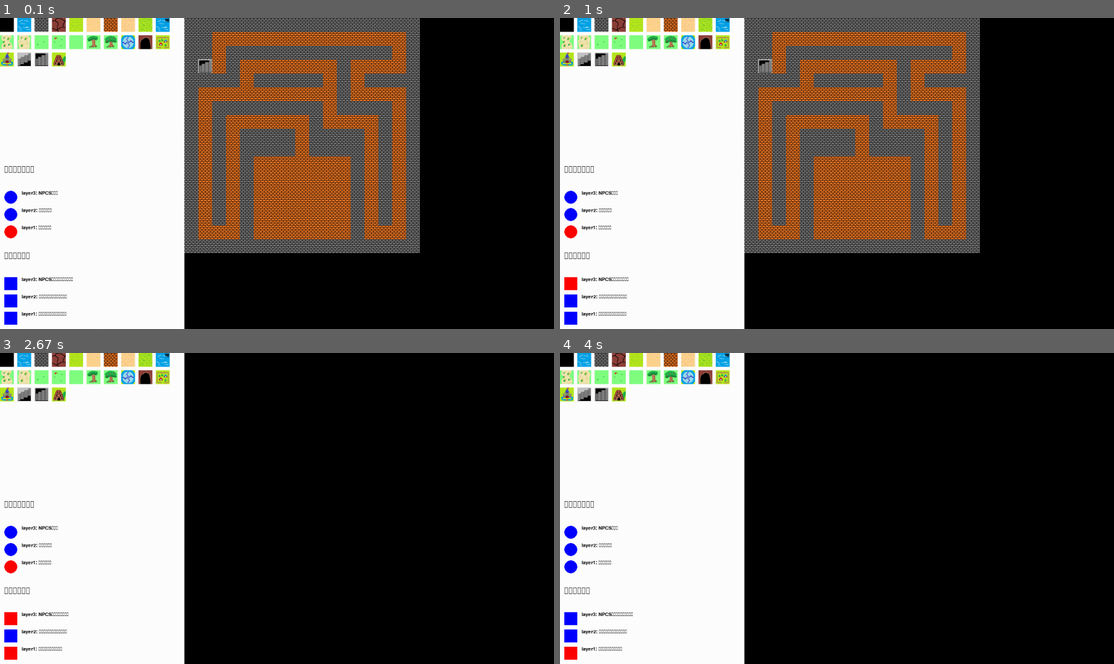
Above: before the commit, frames 1-4 (two rows, left to right).
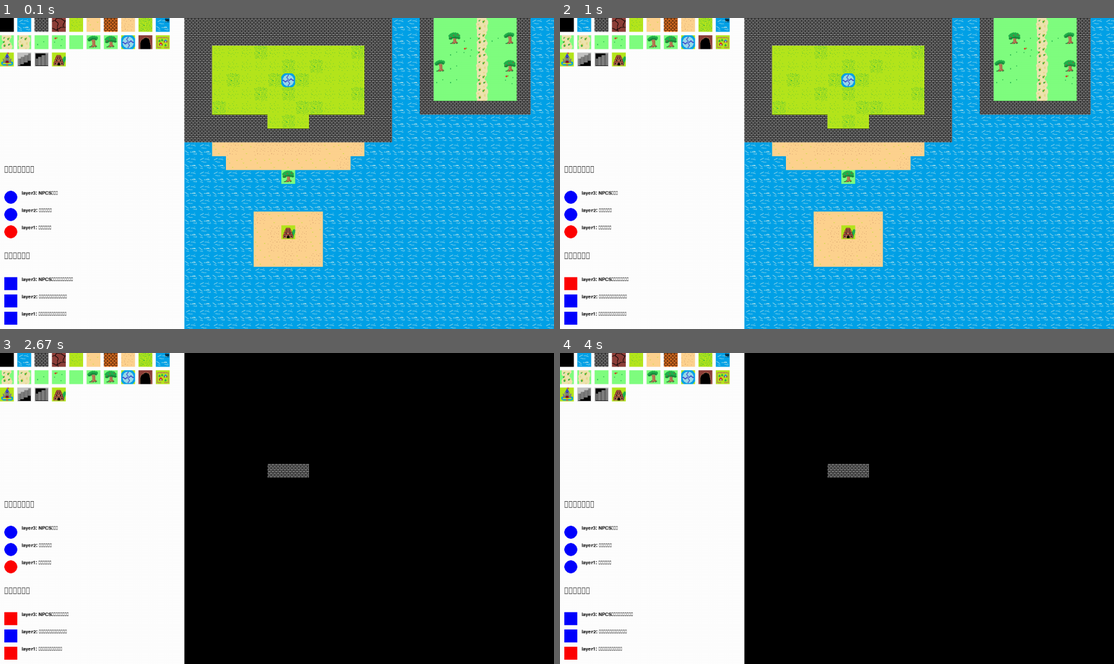
Above: after the commit, the same moments.

Repository: YahiroRyo/iot_game
Game: pygame game, started from map_editor/main.py
The game is run twice, just before and just after one commit, with the same random seed, the same clock (stepped at 60 frames per second) and the same inputs.
Inputs (mouse positions are in pixels of both pictures, inside the frame that each line leads up to):
- Up to frame 1 (0.1 s): no input
- Up to frame 2 (1 s): press the mouse at (720, 42) at 0.37 s; move the mouse to (737, 58) at 0.47 s; release the mouse at (753, 77) at 0.6 s; press the mouse at (571, 282) at 0.7 s; move the mouse to (637, 198) at 0.8 s; release the mouse at (704, 111) at 0.93 s
- Up to frame 3 (2.67 s): click (249, 589) at 1.05 s; press the mouse at (11, 651) at 2.37 s; move the mouse to (60, 570) at 2.47 s; release the mouse at (116, 489) at 2.6 s
- Up to frame 4 (4 s): press the mouse at (571, 567) at 2.7 s; move the mouse to (731, 489) at 2.8 s; release the mouse at (897, 415) at 2.93 s; press the mouse at (615, 374) at 3.53 s; move the mouse to (820, 405) at 3.63 s; release the mouse at (1019, 436) at 3.77 s; press the mouse at (571, 617) at 3.87 s; move the mouse to (726, 539) at 3.97 s

The runs differ from the first frame. In frame 1, 62% of the frame differs, in the area x 33-100%, y 0-100%; in frame 2, 62%; in frame 3, 0.3%; in frame 4, 0.3%.

Commit message:
乗船のイベントを実装

Diff:
--- a/main.py
+++ b/main.py
@@ -24,6 +24,7 @@
                     map.Map(json_data["map_npcs"])          if "map_npcs" in json_data else None
                 ),
                 json_data["name"],
-                json_data["conf"]
+                json_data["conf"],
+                json_data["events"] if "events" in json_data else {}
             ))
     scenes.start()
--- a/map_editor/canvas.py
+++ b/map_editor/canvas.py
@@ -14,6 +14,10 @@
         self.height = size[1]
         self.color = color
 
+    def set_pos(self, x: int, y: int):
+        self.x = x
+        self.y = y
+
     def is_hit(self) -> bool:
         (x, y) = pygame.mouse.get_pos()
         return  self.x <= x                 and \
--- a/map_editor/color.py
+++ b/map_editor/color.py
@@ -1,2 +1,4 @@
 BLUE = (0, 0, 255)
 RED = (255, 0, 0)
+WHITE = (255, 255, 255)
+DEEP_WHITE = (200, 200, 200)
--- a/map_editor/config.py
+++ b/map_editor/config.py
@@ -18,7 +18,7 @@
 #
 # ////////////////////////////////////////////////
 MAP_IS_LOAD = True
-MAP_NAME = "塔_1_F3"
+MAP_NAME = "テスト2"
 MAP_WIDTH = 17
 MAP_HEIGHT = 17
 MAP_MSIZE = 32
--- a/map_editor/context.py
+++ b/map_editor/context.py
@@ -6,6 +6,14 @@
     screen: Surface = None
     layer = None
     current_block = -1
+    current_mode = 0
+
+    current_select_block = [-1, -1]
+    events = {
+        "map_main": [],
+        "map_everything": [],
+        "map_npcs": [],
+    }
 
     def __init__(self):
         self.set("SW", config.SW)
--- a/map_editor/layer.py
+++ b/map_editor/layer.py
@@ -5,6 +5,7 @@
 from event import KeyEvent
 from block_data import BLOCKS, get_block_index_from_id
 import json
+from pygame_ui.ui_context_menu_checkbox import UIContextMenuCheckbox
 
 class Layer(KeyEvent):
     # マップレイヤー
@@ -25,9 +26,14 @@
     prev_y = 0
     current_map = 0
 
+    context_uis = []
+
     def __init__(self, context: Context):
         super().__init__(context)
         context.set("BLOCKS", BLOCKS)
+        self.context_uis = [
+            UIContextMenuCheckbox(context, self.add_sea_event, "乗船イベントを追加", "乗船イベントを追加"),
+        ]
         map_keys = [
             "map_main",
             "map_everything",
@@ -56,6 +62,8 @@
                     if idx == 0: self.map = Map(context, blocks)
                     if idx == 1: self.everything = Map(context, blocks)
                     if idx == 2: self.npcs = Map(context, blocks)
+                for key in data["events"]:
+                    context.events[key] = data["events"][key]
         else:
             bg = -1
             for (idx, block) in enumerate(BLOCKS):
@@ -77,6 +85,15 @@
         if self.map != None and not self.hidden_map: self.map.draw()
         if self.everything != None and not self.hidden_everything: self.everything.draw()
         if self.npcs != None and not self.hidden_npcs: self.npcs.draw()
+        if self.context.current_mode == 1 and self.context.current_select_block[0] != -1:
+            pygame.draw.rect(self.context.screen, (255, 0, 0), (
+                    self.context.current_select_block[1] * config.MAP_MSIZE + self.x +  self.context.get("SW") / 3,
+                    self.context.current_select_block[0] * config.MAP_MSIZE + self.y,
+                    config.MAP_MSIZE,
+                    config.MAP_MSIZE
+                ),
+                5
+            )
 
     def set_pos(self, x: int, y: int):
         if self.map != None:
@@ -109,9 +126,29 @@
         self.is_scroll = False
 
     def mouse_down_left(self, context: Context):
-        (x, _) = pygame.mouse.get_pos()
-        if context.current_block != -1 and x >= context.get("SW") / 3:
+        if context.get("CONTEXT_MENU").is_active and context.get("CONTEXT_MENU").is_hit(): return
+        (x, y) = pygame.mouse.get_pos()
+        if context.current_block != -1 and context.current_mode == 0 and x >= context.get("SW") / 3:
             self.is_put = True
+        if  context.current_mode == 0 and context.current_select_block[0] != -1:
+            context.current_select_block = (-1, -1)
+            context.get("CONTEXT_MENU").pop()
+        elif context.current_mode == 1:
+            if context.current_select_block[0] == -1:
+                context.get("CONTEXT_MENU").push(self.context_uis)
+            context.current_select_block = [int((y - self.y) / config.MAP_MSIZE), int((x - self.x - self.context.get("SW") / 3) / config.MAP_MSIZE)]
+            key = ""
+            if self.current_map == 0: key = "map_main"
+            if self.current_map == 1: key = "map_everything"
+            if self.current_map == 2: key = "map_npcs"
+            for ui in self.context_uis:
+                ui.switch = False
+                ui.update_color()
+            for event in self.context.events[key]:
+                if event["pos"] == self.context.current_select_block:
+                    if event["name"] == "to_sea":
+                        self.context_uis[0].switch = True
+                        self.context_uis[0].update_color()
 
     def mouse_up_left(self, context: Context):
         self.is_put = False
@@ -122,10 +159,13 @@
             try:
                 if self.current_map == 0:
                     self.map.blocks[int((y - self.y) / config.MAP_MSIZE )][int((x - self.x - self.context.get("SW") / 3) / config.MAP_MSIZE)] = context.current_block
+                    self.map.update_blocks()
                 if self.current_map == 1:
                     self.everything.blocks[int((y - self.y) / config.MAP_MSIZE )][int((x - self.x - self.context.get("SW") / 3) / config.MAP_MSIZE)] = context.current_block
+                    self.everything.update_blocks()
                 if self.current_map == 2:
                     self.npcs.blocks[int((y - self.y) / config.MAP_MSIZE )][int((x - self.x - self.context.get("SW") / 3) / config.MAP_MSIZE)] = context.current_block
+                    self.npcs.update_blocks()
             except:
                 pass
 
@@ -133,3 +173,21 @@
             self.x = self.prev_x + x
             self.y = self.prev_y + y
             self.set_pos(self.x, self.y)
+
+    def add_sea_event(self, switch: bool):
+        try:
+            key = ""
+            if self.current_map == 0: key = "map_main"
+            if self.current_map == 1: key = "map_everything"
+            if self.current_map == 2: key = "map_npcs"
+            if switch:
+                self.context.events[key].append({
+                    "name": "to_sea",
+                    "pos": self.context.current_select_block
+                })
+            else:
+                for (idx, event) in enumerate(self.context.events[key]):
+                    if event["pos"] == self.context.current_select_block:
+                        self.context.events[key].pop(idx)
+        except:
+            pass
--- a/map_editor/main.py
+++ b/map_editor/main.py
@@ -60,6 +60,7 @@
                     save_data = dict({
                         "name": config.MAP_NAME,
                         "conf": config.MAP_CONF,
+                        "events": context.events
                     }, **maps)
                     with open(f"../maps/{config.MAP_NAME}.json", "w", encoding="utf-8") as f:
                         json.dump(save_data, f, ensure_ascii=False, indent=2)
--- a/map_editor/map.py
+++ b/map_editor/map.py
@@ -2,12 +2,13 @@
 import copy
 import config
 from pygame.locals import *
-from block_data import BLOCKS, get_block_index_from_id
+from block_data import BLOCKS
 from event import KeyEvent
 from context import Context
 
 class Map(KeyEvent):
     blocks: list = []
+    tmp_blocks: list = []
     w = config.MAP_WIDTH
     h = config.MAP_HEIGHT
     x = 0
@@ -16,15 +17,34 @@
     def __init__(self, context: Context, blocks: list):
         super().__init__(context)
         self.blocks = blocks
+        self.update_blocks()
 
     def event(self, e: pygame.event.Event):
         super().event(e)
 
     def draw(self):
+        self.update_blocks_pos()
+        for block_h in self.tmp_blocks:
+            for block in block_h:
+                if block.id != 0:
+                    block.draw(self.context.screen)
+
+    def update_blocks_pos(self):
+        for (idx_y, block_h) in enumerate(self.tmp_blocks):
+            for (idx_x, block) in enumerate(block_h):
+                block.x =  idx_x * config.MAP_MSIZE + self.x + self.context.get("SW") / 3
+                block.y = idx_y * config.MAP_MSIZE + self.y
+
+    def update_blocks(self):
+        self.tmp_blocks = []
         for (idx_y, block_h) in enumerate(self.blocks):
+            tmp_blocks_w = []
             for (idx_x, block_idx) in enumerate(block_h):
                 if block_idx != -1:
                     block = copy.copy(BLOCKS[block_idx])
                     block.x = idx_x * config.MAP_MSIZE + self.x + self.context.get("SW") / 3
                     block.y = idx_y * config.MAP_MSIZE + self.y
-                    block.draw(self.context.screen)
+                    tmp_blocks_w.append(block)
+                else:
+                    tmp_blocks_w.append(BLOCKS[0])
+            self.tmp_blocks.append(tmp_blocks_w)
--- a/map_editor/ui.py
+++ b/map_editor/ui.py
@@ -3,6 +3,9 @@
 from pygame_ui.ui_title import UITitle
 from pygame_ui.ui_checkbox import UICheckbox
 from pygame_ui.ui_radio_button_list import UIRadioButtonList
+from pygame_ui.ui_context_menu import UIContextMenu
+from pygame_ui.ui_context_menu_checkbox import UIContextMenuCheckbox
+from pygame_ui.ui_context_menu_radio_button_list import UIContextRadioButtonList
 
 class UI:
     context: Context = None
@@ -14,6 +17,8 @@
 
     radio_button_list_title: UITitle = None
     radio_button_list: UIRadioButtonList = None
+
+    context_menu: UIContextMenu = None
 
     def __init__(self, context: Context) -> None:
         self.context = context
@@ -56,15 +61,22 @@
         self.radio_button_list.buttons[0].update_color()
         self.radio_button_list_title = UITitle(context, "操作するマップ", (10, context.get("SH") - 380), (0, 0, 0))
 
+        self.context_menu = UIContextMenu(context, [
+            UIContextRadioButtonList(self.context, [
+                "設置モード",
+                "選択モード",
+            ], self.change_current_mode)
+        ])
+        self.context.set("CONTEXT_MENU", self.context_menu)
 
     def draw(self):
         self.hidden_map_checkbox.draw()
         self.hidden_everything_checkbox.draw()
         self.hidden_npcs_checkbox.draw()
         self.hidden_title.draw()
-
         self.radio_button_list.draw()
         self.radio_button_list_title.draw()
+        self.context_menu.draw()
 
     def radio_button_list_callback(self, switch, current_button: int):
         if switch:
@@ -81,7 +93,16 @@
     def hidden_npcs(self, switch: bool):
         self.context.layer.hidden_npcs = switch
 
+    def context_checkbox_callback(self, switch: bool):
+        pass
+
+    def change_current_mode(self, switch: bool, id: int):
+        if not switch:
+            self.context.current_mode = -1
+        self.context.current_mode = id
+
     def event(self, e: pygame.event.Event):
+        self.context_menu.event(e)
         self.hidden_map_checkbox.event(e)
         self.hidden_everything_checkbox.event(e)
         self.hidden_npcs_checkbox.event(e)
--- a/maps/テスト2.json
+++ b/maps/テスト2.json
@@ -29,6 +29,26 @@
       "min": 4,
       "max": 8
     }
+  },
+  "events": {
+    "map_main": [
+      {
+        "name": "to_sea",
+        "pos": [
+          11,
+          7
+        ]
+      },
+      {
+        "name": "to_sea",
+        "pos": [
+          10,
+          11
+        ]
+      }
+    ],
+    "map_everything": [],
+    "map_npcs": []
   },
   "map_main": [
     [
@@ -765,7 +785,7 @@
       1,
       1,
       1,
-      1,
+      26,
       1,
       1,
       1,
--- a/player.py
+++ b/player.py
@@ -1,3 +1,4 @@
+from enum import Enum
 import pygame
 from pygame.surface import Surface
 from pygame.locals import *
@@ -10,6 +11,10 @@
 
 WALLS = [0, 1, 2]
 
+class PLAYER_MODE(Enum):
+    WALK = 0
+    SHIP = 1
+
 # プレイヤー
 class Player(Params):
     # バトル関係
@@ -21,6 +26,8 @@
     y = 32
     size = 30
     speed = 1
+
+    mode = PLAYER_MODE.WALK
 
     def __init__(self, *args):
         self.img = args[0]
@@ -103,7 +110,10 @@
 
     def key_is_wall(self, key: int, map: Map):
         (x, y, tmp_x, tmp_y) = self.get_positions(key)
-        return self.get_block(map, self.x + x, self.y + y) in WALLS or self.get_block(map, self.x + tmp_x + x, self.y + tmp_y + y) in WALLS
+        if self.mode == PLAYER_MODE.WALK:
+            return self.get_block(map, self.x + x, self.y + y) in WALLS or self.get_block(map, self.x + tmp_x + x, self.y + tmp_y + y) in WALLS
+        else:
+            return False
 
     def event(self, layer: Layer):
         keys = pygame.key.get_pressed()
@@ -140,17 +150,29 @@
             r_b = self.get_block(layer.map, self.x + 30, self.y + 30)
             l = self.get_block(layer.map, self.x, self.y)
             l_b = self.get_block(layer.map, self.x, self.y + 30)
+            for events in scene.events.values():
+                if len(events) != 0:
+                    for event in events:
+                        if event["pos"] == [int(self.y / layer.map.msize), int(self.x / layer.map.msize)]:
+                            # 乗船
+                            if event["name"] == "to_sea":
+                                self.mode = PLAYER_MODE.SHIP
+
             for k in scene.conf:
-                if k != "monster_info" and (r == int(k) or r_b == int(k) or l == int(k) or l_b == int(k)):
-                    for i, v in enumerate(scenes.scenes):
-                        if v.name == scene.conf[k][0]:
-                            scenes.current_scene = i
-                            self.x = scene.conf[k][1]
-                            self.y = scene.conf[k][2]
-                            scenes.scenes[i].layer.set_pos(
-                                (iscene.SW - (scene.conf[k][1] * 2)) / 2,
-                                (iscene.SH - (scene.conf[k][2] * 2)) / 2
-                            )
-                            for _ in pygame.key.get_pressed():
-                                pass
-                            return
+                # stringをintに変更できないというエラーが発生する
+                try:
+                    if r == int(k) or r_b == int(k) or l == int(k) or l_b == int(k):
+                        for i, v in enumerate(scenes.scenes):
+                            if v.name == scene.conf[k][0]:
+                                scenes.current_scene = i
+                                self.x = scene.conf[k][1]
+                                self.y = scene.conf[k][2]
+                                scenes.scenes[i].layer.set_pos(
+                                    (iscene.SW - (scene.conf[k][1] * 2)) / 2,
+                                    (iscene.SH - (scene.conf[k][2] * 2)) / 2
+                                )
+                                for _ in pygame.key.get_pressed():
+                                    pass
+                                return
+                except:
+                    pass
--- a/scene.py
+++ b/scene.py
@@ -29,15 +29,17 @@
     map: Layer
     name: str = ""
     conf: dict = {}
+    events: dict = {}
     is_battle = False
     main_menu_win = None
     player_statuses_win = []
     currentplayer = 0
 
-    def __init__(self, layer: Layer, name: str, conf: dict = {}) -> None:
+    def __init__(self, layer: Layer, name: str, conf: dict = {}, events: dict = {}) -> None:
         self.layer = layer
         self.name = name
         self.conf = conf
+        self.events = events
 
     def event(self, scenes, players: list, player: Player, screen: Surface, clock: pygame.time.Clock):
         for event in pygame.event.get():
